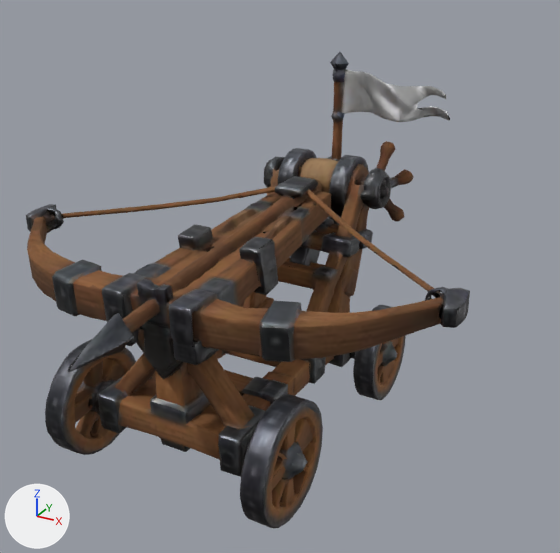
The glTF model public/models/v2/ballista.glb, before and after one commit.
One viewpoint serves both versions: a camera (50 mm lens) standing at (1.91, -2.83, 2.02) and looking at (0.34, 0.03, 0.59). Lighting does not change. The marker at lower left points along +X, +Y and +Z. The picture after the commit comes second. Both versions are drawn at frame 25 of the action 'death'; the numbers are the values there. Vertices at exactly the same position are counted once.
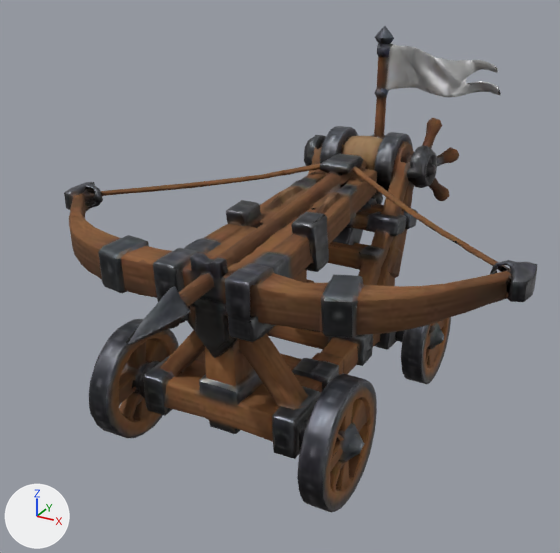
ob_body is not drawn itself; it is the parent of ob_mesh_0.

Where the change shows, as pixel boxes [x1, y1, x2, y2] in the pictures (560 x 553 px):
'Mesh_0', surface changed, moved
    before: [26, 52, 470, 528]
    after: [64, 26, 537, 512]

Edits to the bpy script that builds the scene:
```text
Change mat_ballista_mat:
    remove # nodes: BsdfPrincipled, Mapping x3, NormalMap, OutputMaterial, SeparateColor, TexImage x3, UVMap x3
    nodes: BsdfPrincipled, NormalMap, OutputMaterial, SeparateColor, TexImage x3
Change me_mesh_0:
    where me_mesh_0.from_pydata(...)  # 7275 vertices, 14774 faces; spans x 0.0..15834.0, y -16383.0..0.0, z 357.0..12503.0
    used by ob_mesh_0; parent = ob_body; location = (-1.108, 1.146, -0.05); scale = (0.00014, 0.00014, 0.00014)
    me_mesh_0 part 1: texture (UV) coordinates of 14774 of 14774 faces, centred in x 25.0..15825.0, y -16347.0..-24.0, z 374.0..12417.0, changed; they spanned u 0.0..0.06, v 0.94..1.0 and now span u 0.01..0.99, v 0.01..0.98
Change ob_body:
    ob_body.location: (0.147, 0.0, -0.243) -> (0.373, 0.05, -0.105)
```
